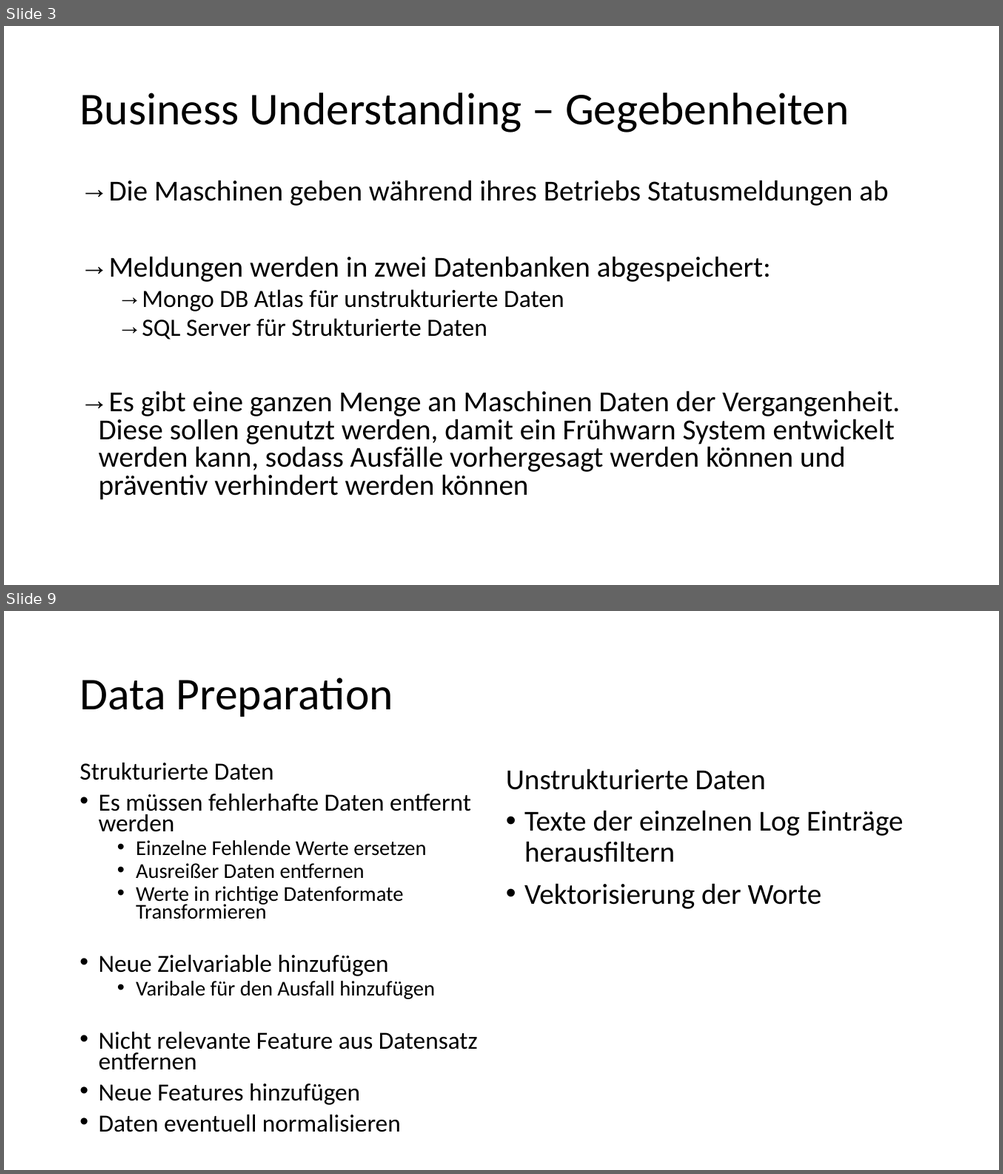
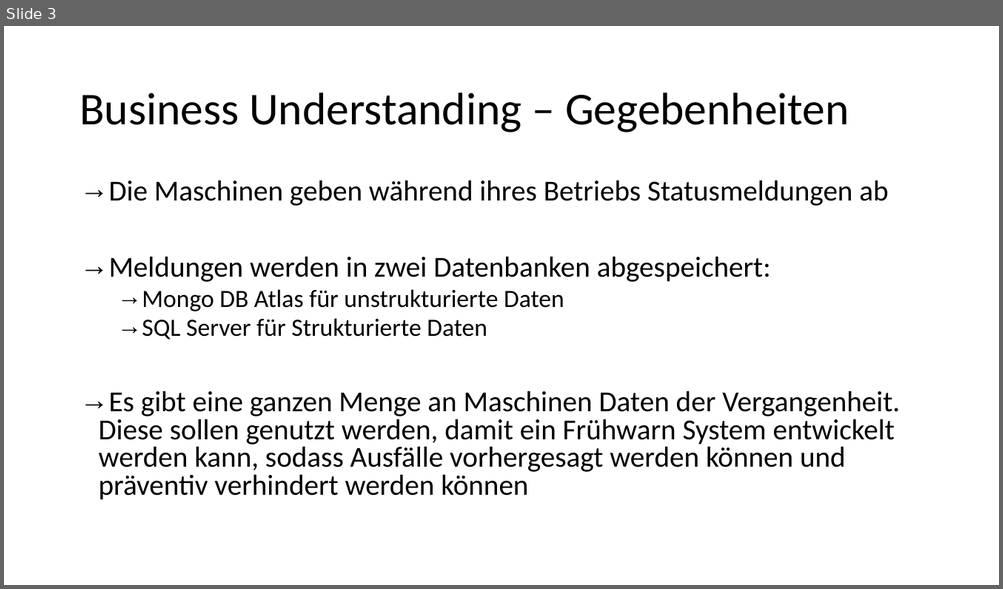
Before and after one commit to Flitschi7/big-data-management, a slide deck: Dokumentation HHZ Rocket Project.pptx. Shown one above the other, each under a label of ours: slides 3 and 9 before the commit, slide 3 after it; the slides between them are not shown. The pictures are 1003x1174 and 1003x589 pixels, drawn with LibreOffice and Linux fonts; fonts in the diff are those of the drawing. Boxes give left, top, right and bottom in pixels: in the first picture for what was removed or moved away, otherwise in the second. Text is boxed around its words. In the diff, an @@ line names an element or a change of style, - is before the commit and + after.

```diff
--- a/Dokumentation HHZ Rocket Project.pptx
+++ b/Dokumentation HHZ Rocket Project.pptx
@@ slide 9 removed at (4, 611, 999, 1170), background #FFFFFF @@
@@ title removed at (79, 678, 393, 717) @@
-Data Preparation
@@ text removed at (79, 763, 478, 1133) @@
-Strukturierte Daten
-• Es müssen fehlerhafte Daten entfernt werden
-  • Einzelne Fehlende Werte ersetzen
-  • Ausreißer Daten entfernen
-  • Werte in richtige Datenformate Transformieren
-• Neue Zielvariable hinzufügen
-  • Varibale für den Ausfall hinzufügen
-• Nicht relevante Feature aus Datensatz entfernen
-• Neue Features hinzufügen
-• Daten eventuell normalisieren
@@ text removed at (506, 769, 903, 909) @@
-Unstrukturierte Daten
-• Texte der einzelnen Log Einträge herausfiltern
-• Vektorisierung der Worte
```
Also in this commit, not shown: 7 slides changed, 7 slides added, 2 other slides removed.
